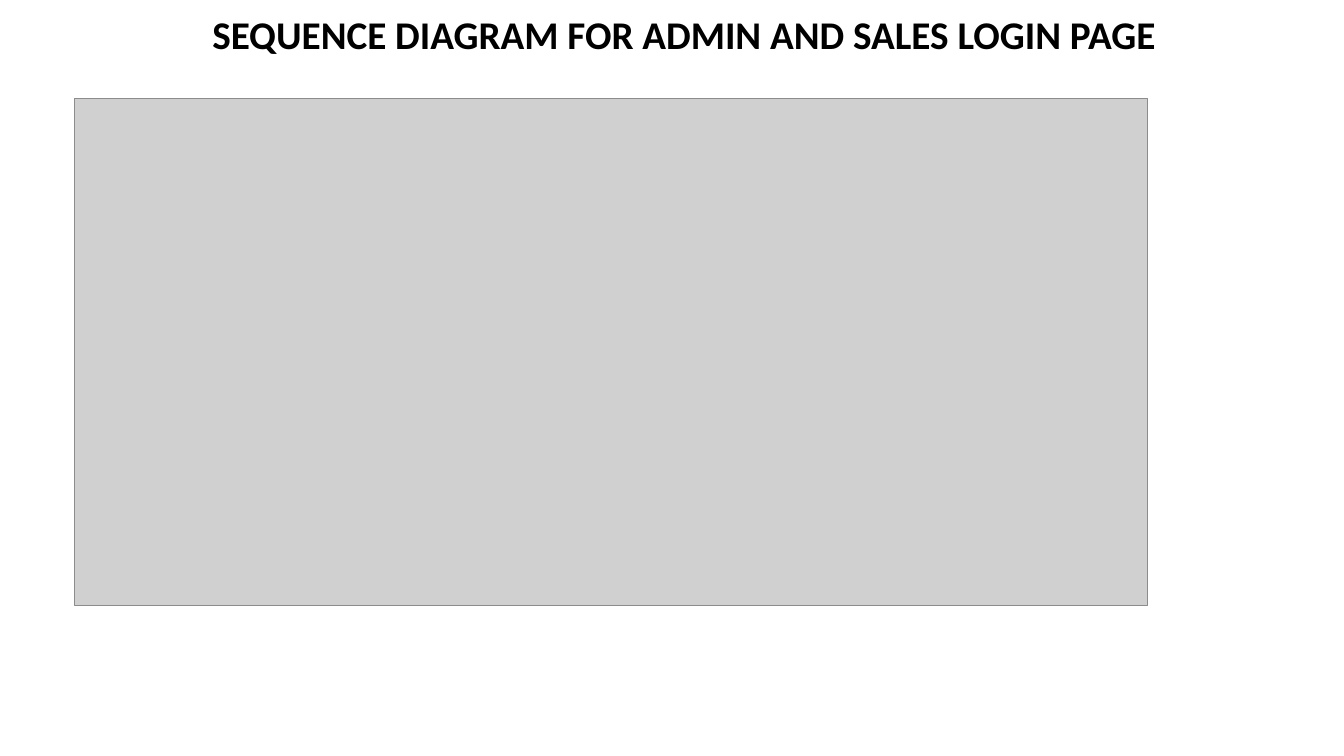
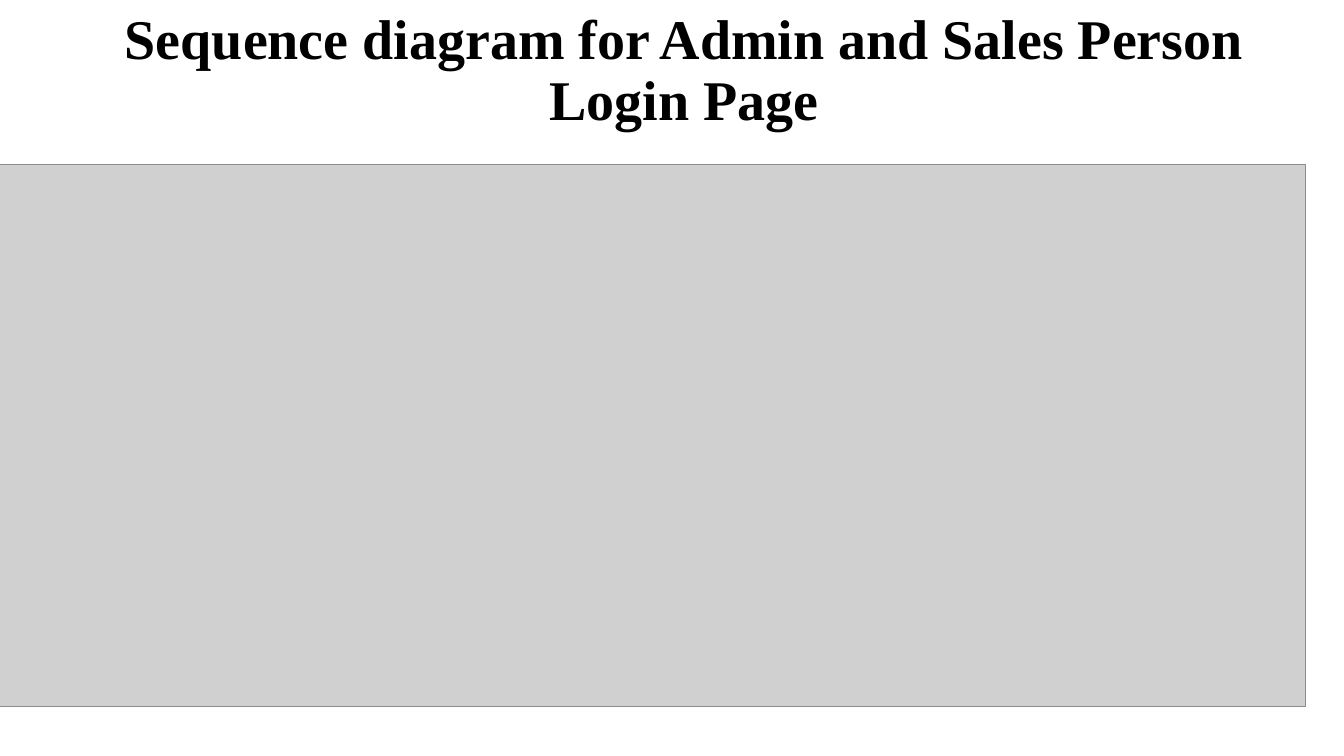
Before and after one commit to asing472/Great_Outdoor_Group_B, a slide deck: slide 24 of Presentation/GroupB.pptx (slide 21 before the commit). Drawn at 1344x756 pixels with LibreOffice and Linux fonts; fonts in the diff are those of the drawing; grey boxes stand for pictures. Boxes give left, top, right and bottom in pixels: in the first picture for what was removed or moved away, otherwise in the second. Text is boxed around its words. In the diff, an @@ line names an element or a change of style, - is before the commit and + after.

```diff
--- a/Presentation/GroupB.pptx
+++ b/Presentation/GroupB.pptx
@@ title at <box>125,19,1243,130</box>: text changed; size 28 to 40 pt; font Calibri to Times New Roman @@
-SEQUENCE DIAGRAM FOR ADMIN AND SALES LOGIN PAGE
+Sequence diagram for Admin and Sales Person Login Page
@@ picture: place and size @@
-picture at <box>75,98,1148,605</box>
+picture at <box>0,165,1306,708</box>
```
Also in this commit, not shown: 12 other slides changed, 32 slides added, 15 slides removed.
